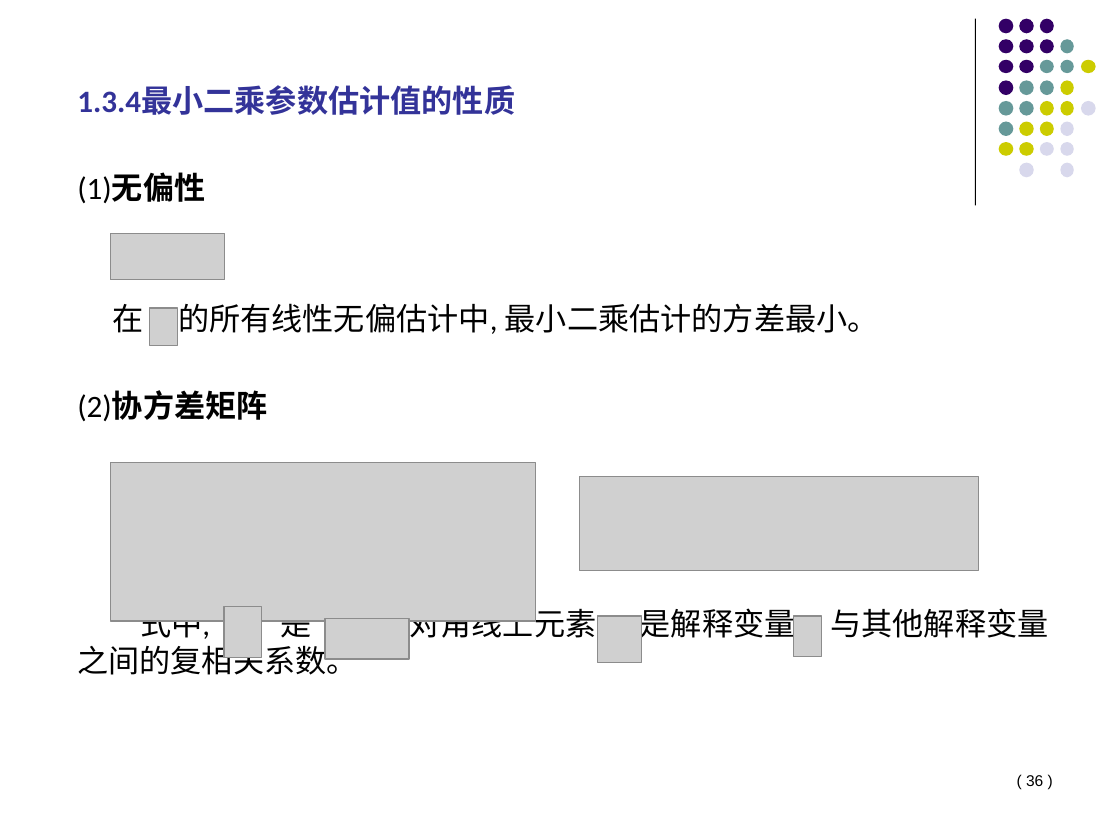
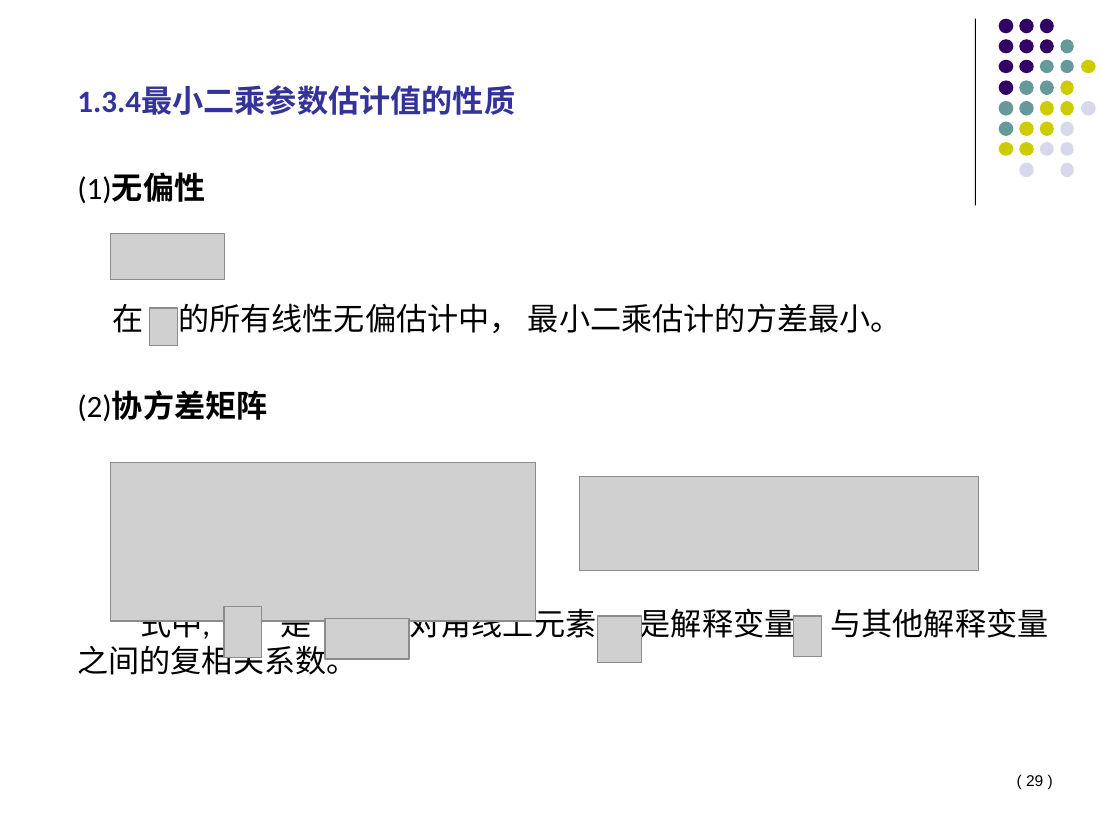
Before and after one commit to lizhengxiao/Non-life-Insurance-Actuarial-Science, a slide deck: slide 29 of Lectures/7 - Classification Rating and Generalized Linear Models.pptx (slide 36 before the commit). Drawn at 1120x840 pixels with LibreOffice and Linux fonts; fonts in the diff are those of the drawing; grey boxes stand for pictures. Boxes give left, top, right and bottom in pixels: in the first picture for what was removed or moved away, otherwise in the second. Text is boxed around its words. In the diff, an @@ line names an element or a change of style, - is before the commit and + after.

```diff
--- a/Lectures/7 - Classification Rating and Generalized Linear Models.pptx
+++ b/Lectures/7 - Classification Rating and Generalized Linear Models.pptx
@@ text at <box>112,303,902,333</box>: text changed @@
-在 的所有线性无偏估计中, 最小二乘估计的方差最小。
+在 的所有线性无偏估计中， 最小二乘估计的方差最小。
@@ page number at <box>1026,775,1043,786</box>: text changed @@
-( 36 )
+( 29 )
```
Also in this commit, not shown: 13 other slides changed, 7 slides removed, 1 other file.
